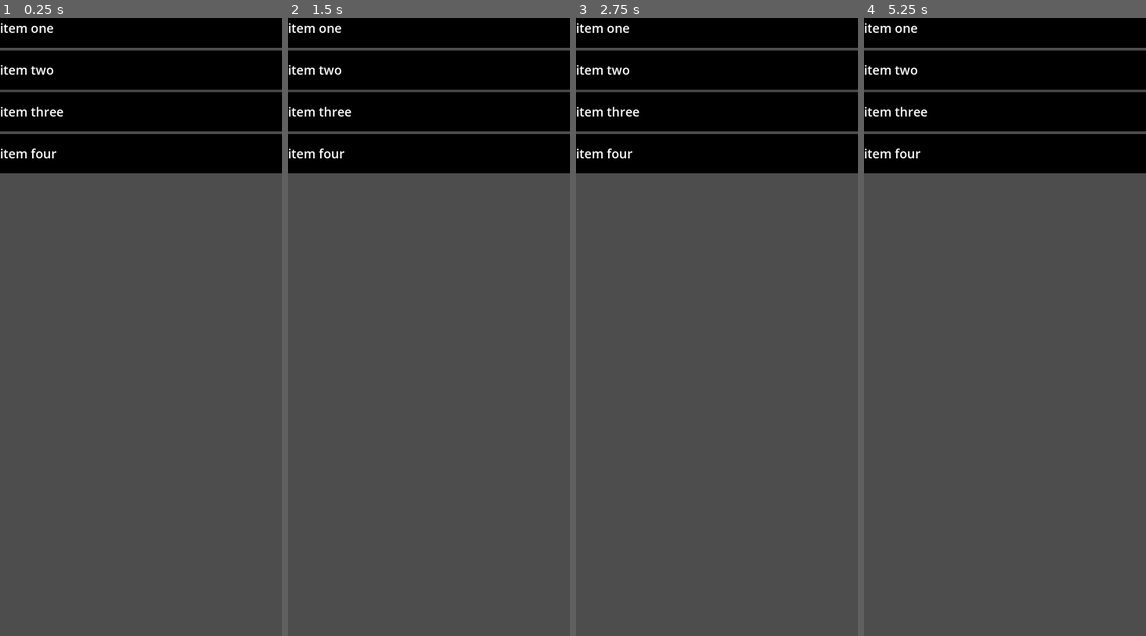
Above: before the commit, frames 1-4 (left to right).
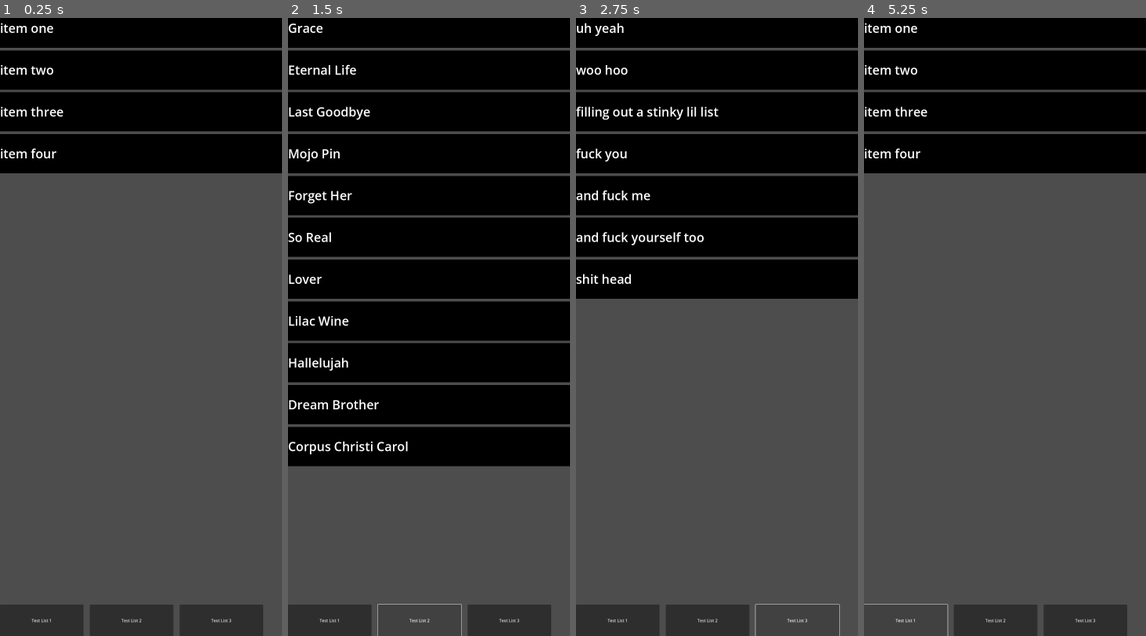
Above: after the commit, the same moments.

Repository: POtOSoftware/rankmanplusplus
Game: Godot game, scene res://Scenes/ListScene/ListScene.tscn
Same seed, same stepped clock (60 frames per second), same inputs: the game is played once before the commit and once after it. The project has no main scene, so this scene is started directly.
Inputs (mouse positions are in pixels of both pictures, inside the frame that each line leads up to):
- Up to frame 1 (0.25 s): no input
- Up to frame 2 (1.5 s): click (330, 617) at 0.5 s, where only the run after the commit has a clickable "Test List 1"; click (420, 617) at 1.25 s, where only the run after the commit has a clickable "Test List 2"
- Up to frame 3 (2.75 s): click (798, 617) at 2 s, where only the run after the commit has a clickable "Test List 3"
- Up to frame 4 (5.25 s): click (906, 617) at 2.75 s, where only the run after the commit has a clickable "Test List 1"; click (996, 617) at 3.5 s, where only the run after the commit has a clickable "Test List 2"; click (1086, 617) at 4.25 s, where only the run after the commit has a clickable "Test List 3"; click (906, 617) at 5 s, where only the run after the commit has a clickable "Test List 1"

The runs differ from the first frame. In frame 1, 4.4% of the frame differs, in the area x 0-94%, y 94-100%; in frame 2, 49%, in the area x 0-100%, y 0-100%; in frame 3, 23%; in frame 4, 3.0%.

Commit message:
make multiple test lists

Diff:
--- a/Scenes/ListScene/ListScene.tscn
+++ b/Scenes/ListScene/ListScene.tscn
@@ -16,9 +16,39 @@
 anchors_preset = 15
 anchor_right = 1.0
 anchor_bottom = 1.0
+offset_bottom = -120.0
 grow_horizontal = 2
 grow_vertical = 2
 
 [node name="VBoxContainer" type="VBoxContainer" parent="ScrollContainer"]
 layout_mode = 2
 theme_override_constants/separation = 10
+
+[node name="Test1" type="Button" parent="."]
+layout_mode = 0
+offset_top = 2280.0
+offset_right = 320.0
+offset_bottom = 2401.0
+text = "Test List 1"
+
+[node name="Test2" type="Button" parent="."]
+layout_mode = 0
+offset_left = 344.0
+offset_top = 2280.0
+offset_right = 664.0
+offset_bottom = 2401.0
+text = "Test List 2
+"
+
+[node name="Test3" type="Button" parent="."]
+layout_mode = 0
+offset_left = 688.0
+offset_top = 2280.0
+offset_right = 1008.0
+offset_bottom = 2401.0
+text = "Test List 3
+"
+
+[connection signal="pressed" from="Test1" to="." method="_on_test_1_pressed"]
+[connection signal="pressed" from="Test2" to="." method="_on_test_2_pressed"]
+[connection signal="pressed" from="Test3" to="." method="_on_test_3_pressed"]
--- a/Scenes/ListScene/list_scene.gd
+++ b/Scenes/ListScene/list_scene.gd
@@ -3,15 +3,32 @@
 @onready var list_container = $ScrollContainer/VBoxContainer
 
 var test_list: Array = ["item one", "item two", "item three", "item four"]
+var test_two: Array = ["Grace", "Eternal Life", "Last Goodbye", "Mojo Pin", "Forget Her", "So Real", "Lover", "Lilac Wine", "Hallelujah", "Dream Brother", "Corpus Christi Carol"]
+var test_three: Array = ["uh yeah", "woo hoo", "filling out a stinky lil list", "fuck you", "and fuck me", "and fuck yourself too", "shit head"]
 
 func _ready() -> void:
 	AppManager.list_container = list_container
 
-	refresh_display()
+	refresh_display(test_list)
 
 func _exit_tree() -> void:
 	AppManager.list_container = null
 
-func refresh_display() -> void:
-	for item in test_list:
+func refresh_display(_input_list: Array) -> void:
+	print("REFRESHING LIST WITH LIST " + str(_input_list))
+	get_tree().call_group("list_item", "queue_free")
+
+	for item in _input_list:
+		print("CREATING ITEM " + item)
 		AppManager.create_list_item(item)
+
+	print("REFRESH COMPLETE")
+
+func _on_test_2_pressed() -> void:
+	refresh_display(test_two)
+
+func _on_test_3_pressed() -> void:
+	refresh_display(test_three)
+
+func _on_test_1_pressed() -> void:
+	refresh_display(test_list)
